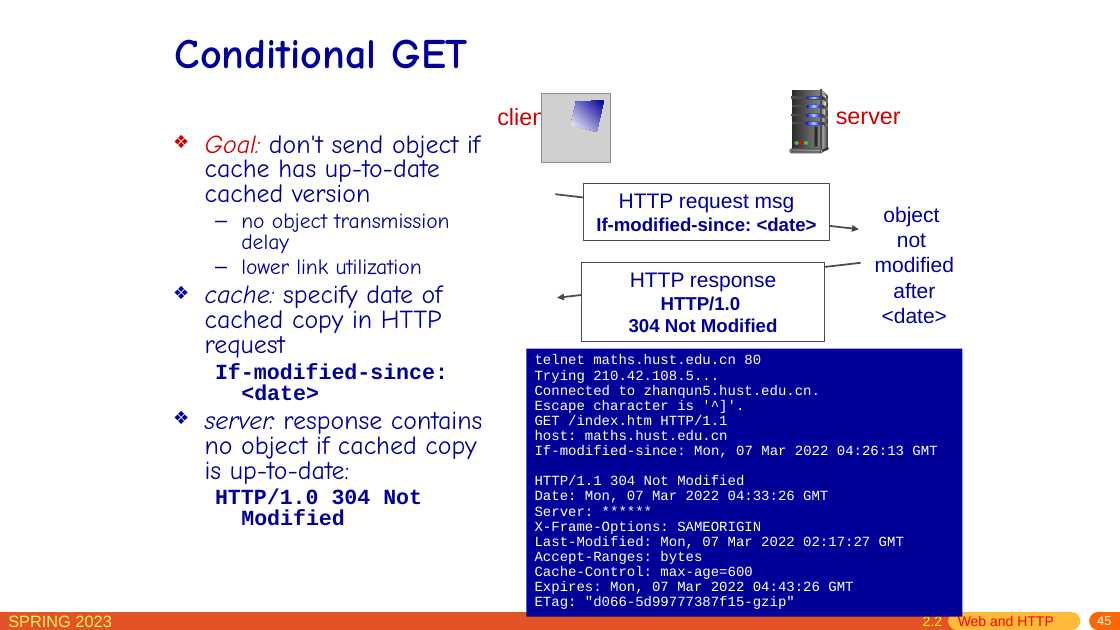
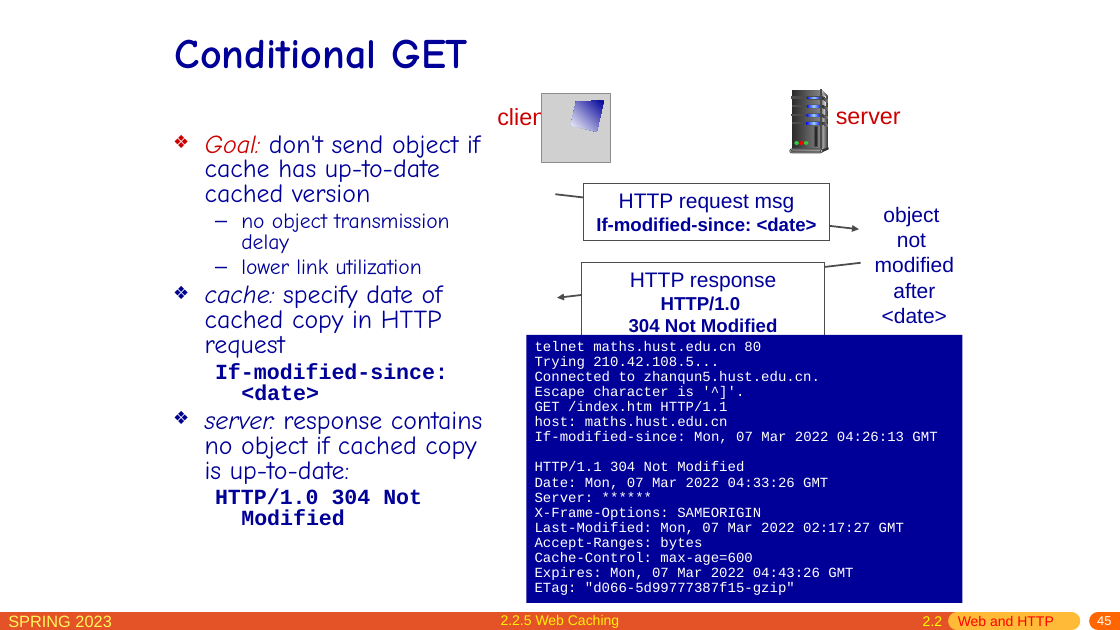
Before and after one commit to network-whu/slides, a slide deck: slide 45 of pptx/chapter2.pptx. Drawn at 1120x630 pixels with LibreOffice and Linux fonts; fonts in the diff are those of the drawing; grey boxes stand for pictures. Boxes give left, top, right and bottom in pixels: in the first picture for what was removed or moved away, otherwise in the second. Text is boxed around its words. In the diff, an @@ line names an element or a change of style, - is before the commit and + after.

```diff
--- a/pptx/chapter2.pptx
+++ b/pptx/chapter2.pptx
@@ rectangle "telnet maths.hust.edu.cn 80": place and size @@
-rectangle "telnet maths.hust.edu.cn 80" at [527, 349, 963, 617]
+rectangle "telnet maths.hust.edu.cn 80" at [527, 335, 963, 603]
@@ text added at [501, 615, 619, 628], 12 pt, text #FFF105 @@
+2.2.5 Web Caching
```
Also in this commit, not shown: 28 other slides changed.
